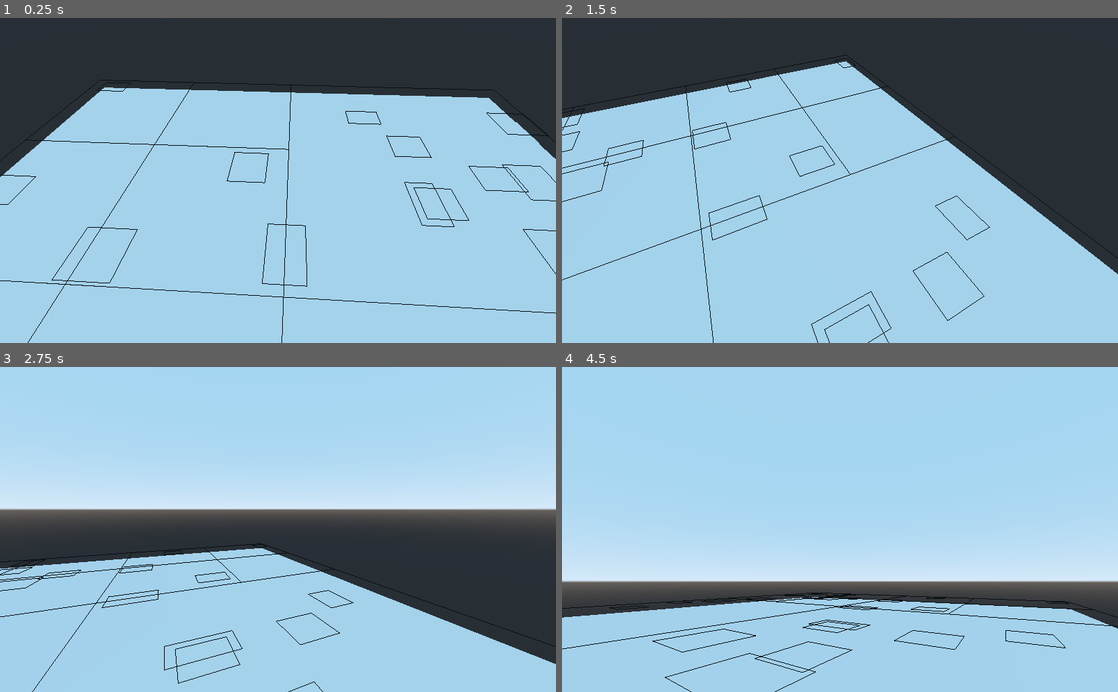
Above: before the commit, frames 1-4 (two rows, left to right).
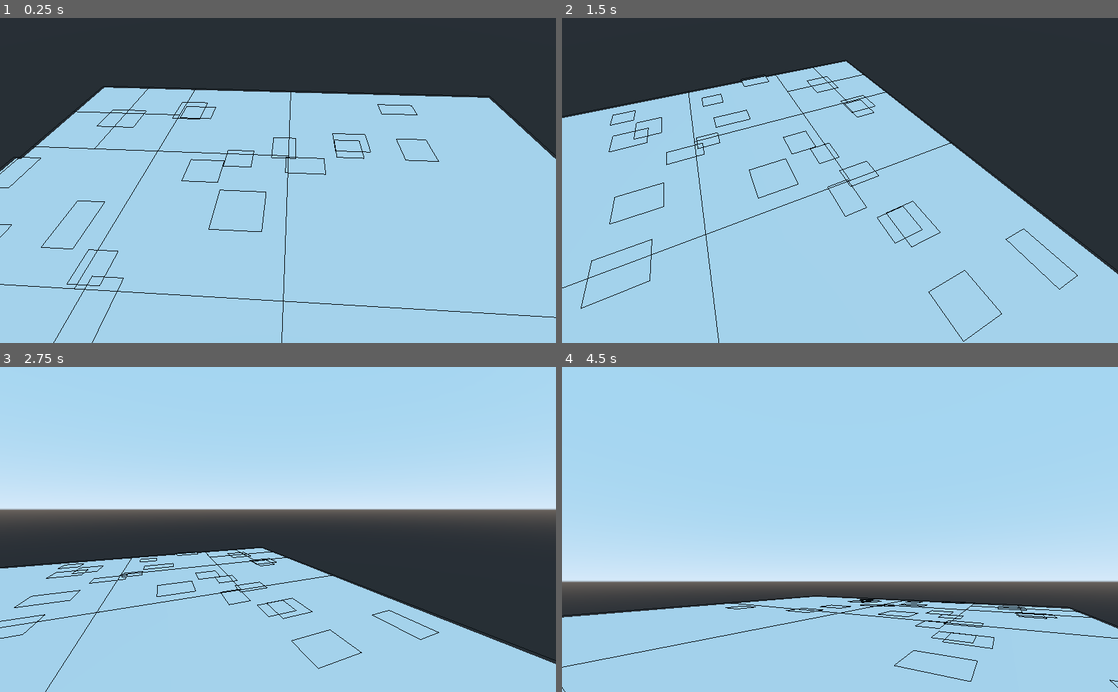
Above: after the commit, the same moments.

Repository: sairam4123/QuadTree-Godot
Game: Godot game, scene res://Assets/Scenes/Spatial.tscn
Same seed, same stepped clock (60 frames per second), same inputs: the game is played once before the commit and once after it.
Inputs (mouse positions are in pixels of both pictures, inside the frame that each line leads up to):
- Up to frame 1 (0.25 s): no input
- Up to frame 2 (1.5 s): move the mouse to (962, 164) at 0.52 s; hold D 0.53-1.25 s; hold Q 0.53-1.25 s; click (962, 164) at 0.67 s; drag from (728, 196) to (812, 245) at 1.27 s
- Up to frame 3 (2.75 s): tap Enter at 2 s; move the mouse to (333, 458) at 2.02 s; hold D from 2.03 s (still down); hold R from 2.03 s (still down)
- Up to frame 4 (4.5 s): release D at 2.75 s; release R at 2.75 s; drag from (812, 594) to (673, 480) at 2.77 s; tap Space at 3.5 s; move the mouse to (1006, 578) at 3.52 s; hold A 3.53-4.25 s; hold Q 3.53-4.25 s; drag from (673, 480) to (756, 448) at 4.27 s

The runs differ from the first frame. In frame 1, 2.6% of the frame differs, in the area x 0-100%, y 19-100%; in frame 2, 2.6%; in frame 3, 2.0%; in frame 4, 2.3%.

Commit message:
Add height to draw method and refactor names.

Diff:
--- a/Assets/Scenes/Spatial.tscn
+++ b/Assets/Scenes/Spatial.tscn
@@ -1,6 +1,7 @@
-[gd_scene load_steps=5 format=2]
+[gd_scene load_steps=6 format=2]
 
 [ext_resource path="res://Assets/Scenes/Camera.tscn" type="PackedScene" id=1]
+[ext_resource path="res://Assets/Scripts/DemoQuadTree.gd" type="Script" id=2]
 
 [sub_resource type="CubeMesh" id=1]
 
@@ -25,3 +26,6 @@
 [node name="ImmediateGeometry" type="ImmediateGeometry" parent="."]
 
 [node name="HorizontalRotation" parent="." instance=ExtResource( 1 )]
+
+[node name="Node" type="Node" parent="."]
+script = ExtResource( 2 )
--- /dev/null
+++ b/Assets/Scripts/DemoQuadTree.gd
@@ -0,0 +1,48 @@
+extends Node
+
+func _ready() -> void:
+	randomize()
+	# create quadtree
+	var root_qt_node = QuadTree.create_quadtree(AABB(Vector3(-25, 0, -25), Vector3(50, 0, 50)), 5, 5)
+	# create 25 objects to test out quad tree
+	for i in range(25):
+		# create new mesh instance
+		var new_mesh = MeshInstance.new()
+		# create a new cube mesh
+		var cube_mesh = CubeMesh.new()
+		# set it's size random from 2, 4
+		cube_mesh.size = Vector3(rand_range(2, 4), 0, rand_range(2, 4))
+		new_mesh.mesh = cube_mesh
+		# set the position random from -25 to 25 -- size of the terrain
+		new_mesh.set_translation(Vector3(rand_range(-25, 25), 0, rand_range(-25, 25)))
+		add_child(new_mesh)
+		# add it into the quad tree
+		root_qt_node.add(new_mesh)
+
+	# test query -- create a new sphere mesh and set it's radius to 5
+	var sphere_mesh = SphereMesh.new()
+	sphere_mesh.radius = rand_range(5, 8)
+	sphere_mesh.height = 0.1
+	# create a new meshinstance and set it's translation to `Vector3(4, 0, 4)`
+	var new_mesh = MeshInstance.new()
+	new_mesh.set_translation(Vector3(4, 0, 4))
+	# hide it, because we don't want it to be shown.
+	new_mesh.hide()
+	# set the mesh and add it into the scene
+	new_mesh.mesh = sphere_mesh
+	add_child(new_mesh)
+	# query the QuadTree with the sphere mesh's Tranformed AABB
+	var returned_objects = root_qt_node.query(new_mesh.get_transformed_aabb())
+
+	# print the returned objects
+	print(returned_objects)
+	print(returned_objects.size())
+
+	# visualize the quad tree
+	var spatial_mat = SpatialMaterial.new()
+	spatial_mat.albedo_color = Color(0, 0, 0, 1)
+	root_qt_node.draw(get_node("/root/Spatial/ImmediateGeometry"), spatial_mat, 0.2)
+
+
+func _physics_process(delta: float) -> void:
+	pass
--- a/Assets/Scripts/QuadTree.gd
+++ b/Assets/Scripts/QuadTree.gd
@@ -50,7 +50,7 @@
 			# subdivide if necessary
 			_subdivide()
 			# update the body's quadtree.
-			update(body)
+			return update(body)
 		return body
 
 	func remove(body: VisualInstance) -> Object:
@@ -90,7 +90,7 @@
 
 		return add(body)
 
-	func _subdivide():
+	func _subdivide() -> void:
 		"""
 		:PrivateMeth
 
@@ -115,7 +115,7 @@
 		_is_leaf = false # change is_leaf to false, because it has childs now.
 
 
-	func clear():
+	func clear() -> void:
 		"""
 		Clears the QuadTree.
 		"""
@@ -130,12 +130,28 @@
 				child.clear()  # clear all it's children
 			_is_leaf = true
 
-	func query(bound: AABB):
+	func query(bound: AABB) -> Array:
 		"""
 		Queries the QuadTree and returns the objects that exists within the bounds passed.
+
+		Removes Duplicates as well.
 		"""
 		# clear the old objects
 		_found_objects.clear()
+		# query the QuadTree
+		var old_found_objects = _query(bound)
+		# remove duplicates
+		var new_found_objects = _remove_duplicates(old_found_objects)
+
+		return new_found_objects
+
+
+	func _query(bound: AABB) -> Array:
+		"""
+		:PrivateMeth
+
+		Queries the QuadTree and returns the objects that exists within the bounds passed.
+		"""
 		for object in _objects:
 			var transformed_aabb = object.get_transformed_aabb()
 			if transformed_aabb != bound and transformed_aabb.intersects(bound):  # check if the object in the bounds and it's not bound
@@ -145,35 +161,36 @@
 			var child = _get_child(bound)
 			if child:
 				# query the child to find other objects
-				child.query(bound)
+				child._query(bound)
 				_found_objects += child._found_objects  # add them into the main list
+
 
 			else:
 				for leaf in _children:
 					# check if the leaf intersects with the bound
 					if leaf._bounds.intersects(bound):
-						leaf.query(bound)  # query the leaf for the objects
+						leaf._query(bound)  # query the leaf for the objects
 						_found_objects += leaf._found_objects  # add them into the main list
+
 		return _found_objects
 
-
-	func _unsubdivide():
+	func _unsubdivide() -> void:
 		"""
 		:PrivateMeth
 
 		Discards all the leafs and childs with no objects.
 		"""
-		if (!_objects.empty()): return null  # skip if objects is not empty
+		if (!_objects.empty()): return  # skip if objects is not empty
 
 		if (!_is_leaf):
 			for child in _children:
-				if !child._is_leaf or !child._objects.empty(): return null  # skip if the child is not leaf or if there're objects in the child.
+				if !child._is_leaf or !child._objects.empty(): return  # skip if the child is not leaf or if there're objects in the child.
 
 		clear()  # clear the level
 		if _parent:
 			_parent._unsubdivide()  # unsubdivide the parent if needed.
 
-	func _get_child(body_bounds: AABB):
+	func _get_child(body_bounds: AABB) -> _QuadTree:
 		"""
 		:PrivateMeth
 
@@ -192,7 +209,7 @@
 		return null # cannot contain boundary -- too large
 
 
-	func _create_rect_lines(points):
+	func _create_rect_lines(points) -> void:
 		"""
 		:PrivateMeth
 
@@ -222,16 +239,16 @@
 		points.append(p4)
 		points.append(p1)
 
-	func draw(drawer: ImmediateGeometry, material: Material):
+	func draw(drawer: ImmediateGeometry, material: Material, height: float = 1) -> void:
 		"""
 		Initializes drawing stuff for you, you can use `_draw` method if you want to have special initialization.
 		"""
 		drawer.set_material_override(material)
 		drawer.begin(Mesh.PRIMITIVE_LINES)
-		_draw(drawer)
+		_draw(drawer, height)
 		drawer.end()
 
-	func _draw(drawer: ImmediateGeometry):
+	func _draw(drawer: ImmediateGeometry, height: float) -> void:
 		"""
 		:PrivateMeth
 
@@ -241,15 +258,15 @@
 		# recursively call _draw to draw objects in different subnodes.
 		for child in _children:
 			if not _is_leaf:
-				print(child)
-				child._draw(drawer)
+#				print(child)
+				child._draw(drawer, height)
 		var points = []
 		# initialize the points
 		_create_rect_lines(points)
 
 		# draw them into the node.
 		for point in points:
-			drawer.add_vertex(Vector3(point.x, 1, point.y)) # change it to x and y axis if needed.
+			drawer.add_vertex(Vector3(point.x, height, point.y)) # change it to x and y axis if needed.
 
 		# draw the bodies
 		for body in _objects:
@@ -257,10 +274,10 @@
 			var rect = _convert_aabb_to_rect(body.get_transformed_aabb())
 
 			# get all 4 points
-			var Bpoint = Vector3(rect.end.x, 1, rect.position.y)
-			var Dpoint = Vector3(rect.position.x, 1,  rect.end.y)
-			var Apoint = Vector3(rect.position.x, 1, rect.position.y)
-			var Cpoint = Vector3(rect.end.x, 1, rect.end.y)
+			var Bpoint = Vector3(rect.end.x, height, rect.position.y)
+			var Dpoint = Vector3(rect.position.x, height,  rect.end.y)
+			var Apoint = Vector3(rect.position.x, height, rect.position.y)
+			var Cpoint = Vector3(rect.end.x, height, rect.end.y)
 
 			# add them here
 			drawer.add_vertex(Apoint)
@@ -272,55 +289,35 @@
 			drawer.add_vertex(Dpoint)
 			drawer.add_vertex(Apoint)
 
-	func _convert_aabb_to_rect(transformed_aabb: AABB):
-		"""
-		:PrivateMeth
+	static func _convert_aabb_to_rect(transformed_aabb: AABB) -> Rect2:
+		"""
+		:StaticMeth
 
 		Converts a AABB to Rect2
 		"""
 		return Rect2(Vector2(transformed_aabb.position.x, transformed_aabb.position.z), Vector2(transformed_aabb.size.x, transformed_aabb.size.z))  # assumed as XZ plane
 
-
-# driver code
-func _ready() -> void:
-	# create quadtree
-	var root_qt_node = self.create_quadtree(AABB(Vector3(-25, 0, -25), Vector3(50, 0, 50)), 5, 5)
-	# create 25 objects to test out quad tree
-	for i in range(25):
-		# create new mesh instance
-		var new_mesh = MeshInstance.new()
-		# create a new cube mesh
-		var cube_mesh = CubeMesh.new()
-		# set it's size random from 2, 4
-		cube_mesh.size = Vector3(rand_range(2, 4), 0, rand_range(2, 4))
-		new_mesh.mesh = cube_mesh
-		# set the position random from -25 to 25 -- size of the terrain
-		new_mesh.set_translation(Vector3(rand_range(-25, 25), 0, rand_range(-25, 25)))
-		add_child(new_mesh)
-		# add it into the quad tree
-		root_qt_node.add(new_mesh)
-
-	# test query -- create a new sphere mesh and set it's radius to 5
-	var sphere_mesh = SphereMesh.new()
-	sphere_mesh.radius = 5
-	# create a new meshinstance and set it's translation to `Vector3(4, 0, 4)`
-	var new_mesh = MeshInstance.new()
-	new_mesh.set_translation(Vector3(4, 0, 4))
-	# hide it, because we don't want it to be shown.
-	new_mesh.hide()
-	# set the mesh and add it into the scene
-	new_mesh.mesh = sphere_mesh
-	add_child(new_mesh)
-	# query the QuadTree with the sphere mesh's Tranformed AABB
-	var returned_objects = root_qt_node.query(new_mesh.get_transformed_aabb())
-
-	# print the returned objects
-	print(returned_objects)
-
-
-	# visualize the quad tree
-	var spatial_mat = SpatialMaterial.new()
-	spatial_mat.albedo_color = Color(0, 0, 0, 1)
-	root_qt_node.draw(get_node("/root/Spatial/ImmediateGeometry"), spatial_mat)
-
-	# remove and update are not tested please use it in your own risk.
+	static func _remove_duplicates(a_list: Array) -> Array:
+		"""
+		:StaticMeth
+
+		Removes all duplicates in an Array.
+		"""
+		if a_list.size() < 2:
+			return []
+
+		var seen = {}
+		seen[a_list[0]] = true
+		var duplicate_indexes = []
+
+		for i in range(1, a_list.size()):
+			var v = a_list[i]
+			if seen.has(v):
+				# Duplicate!
+				duplicate_indexes.append(i)
+			else:
+				seen[v] = true
+
+		var new_list = seen.keys()
+
+		return new_list
